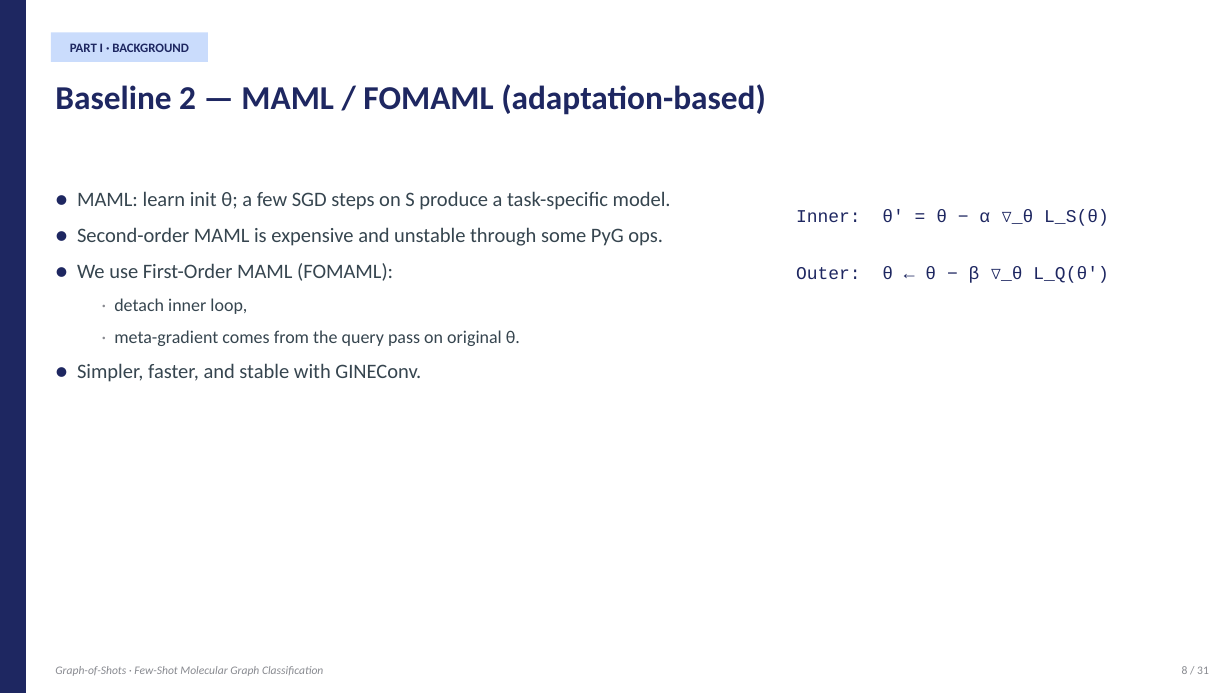
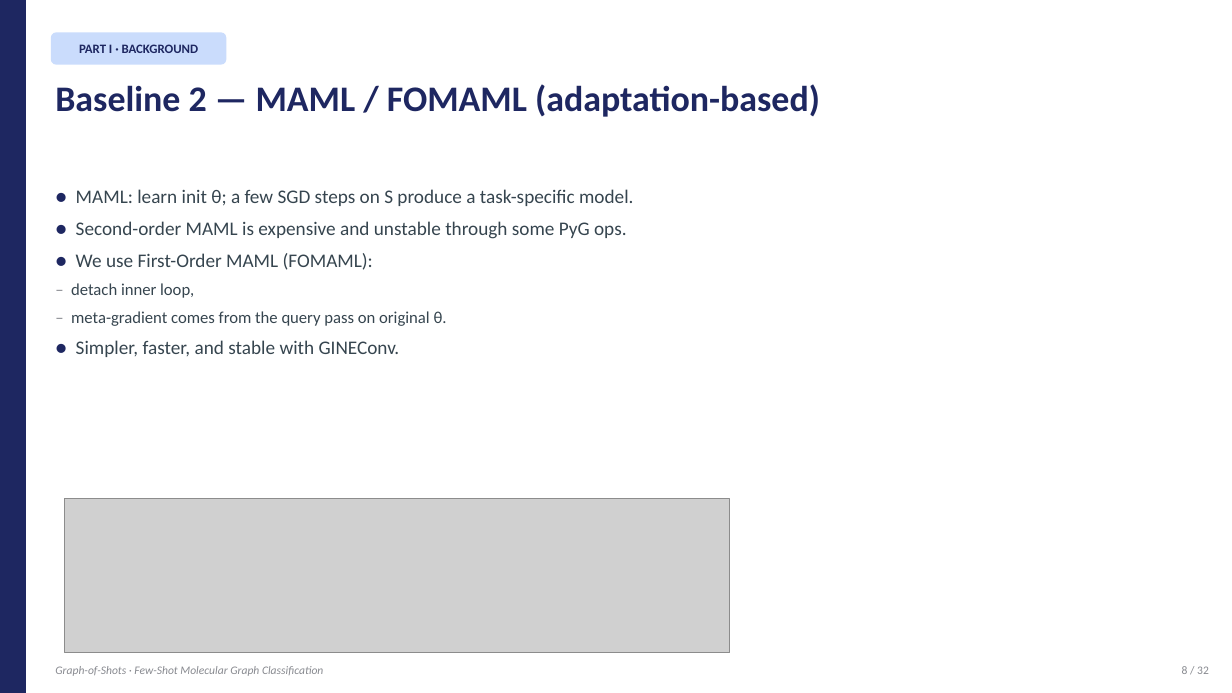
Before and after one commit to BDeMo/proj-mol, a slide deck: slide 8 of presentation/Graph-of-Shots.pptx. Drawn at 1232x693 pixels with LibreOffice and Linux fonts; fonts in the diff are those of the drawing; grey boxes stand for pictures. Boxes give left, top, right and bottom in pixels: in the first picture for what was removed or moved away, otherwise in the second. Text is boxed around its words. In the diff, an @@ line names an element or a change of style, - is before the commit and + after.

Commit message:
Rebuild PPT: native text + math-rendered formula images + clean diagrams
Previous approach used python-pptx shapes for formulas and custom diagrams,
which rendered unpredictably in MS Office (broken math symbols, misaligned
shapes). New approach:

  - All titles, bullets, callouts remain NATIVE PowerPoint text — fully
    editable, consistent formatting across Office versions.
  - Math formulas pre-rendered via matplotlib mathtext → PNG, embedded
    as pictures. Guarantees correct symbols: α, σ, ε, τ, ∑, subscripts,
    superscripts, Euclidean norms.
  - Complex diagrams (supervised pipeline, episode viz, encoder stack,
    GoS pipeline, iterative refinement, bipartite S-Q graph)
    pre-rendered via matplotlib → PNG, embedded as pictures.
  - Simple structures (tables, callout boxes, M1-M5 overview grid)
    still built with native pptx rectangles for editability.

Assets:
  presentation/formulas/  10 math PNGs (mathtext, transparent bg)
  presentation/diagrams/  6 diagram PNGs (matplotlib, transparent bg)
  presentation/figures/   4 result plots (from earlier)

```diff
--- a/presentation/Graph-of-Shots.pptx
+++ b/presentation/Graph-of-Shots.pptx
@@ text "PART I · BACKGROUND" rewrapped from [70, 43, 189, 52] to [79, 42, 199, 57] @@
@@ rounded rectangle: place and size @@
-rounded rectangle at [51, 32, 208, 62]
+rounded rectangle at [51, 32, 226, 65]
@@ rounded rectangle at [51, 32, 226, 65]: rectangle to rounded rectangle @@
@@ text "Baseline 2 — MAML / ..." at [55, 84, 820, 117]: size 26 to 28 pt @@
@@ text at [76, 189, 633, 357]: size 16 to 15 pt in "● MAML: learn init θ; a few ...", "● Second-order MAML is expensive and unstable ...", "● We use First-Order MAML (FOMAML):", "● Simpler, faster, and stable with GINEConv."; line spacing 1.25 to 1.2; less space between paragraphs @@
@@ text removed at [796, 210, 1109, 283] @@
-Inner: θ' = θ − α ∇_θ L_S(θ)
-Outer: θ ← θ − β ∇_θ L_Q(θ')
@@ text at [71, 283, 447, 326]: text changed; size 14 to 13 pt @@
-  · detach inner loop,
-  · meta-gradient comes from the query pass on original θ.
+– detach inner loop,
+– meta-gradient comes from the query pass on original θ.
@@ picture added at [65, 499, 730, 653] @@
```
Also in this commit, not shown: 31 other slides changed, 17 other files.
